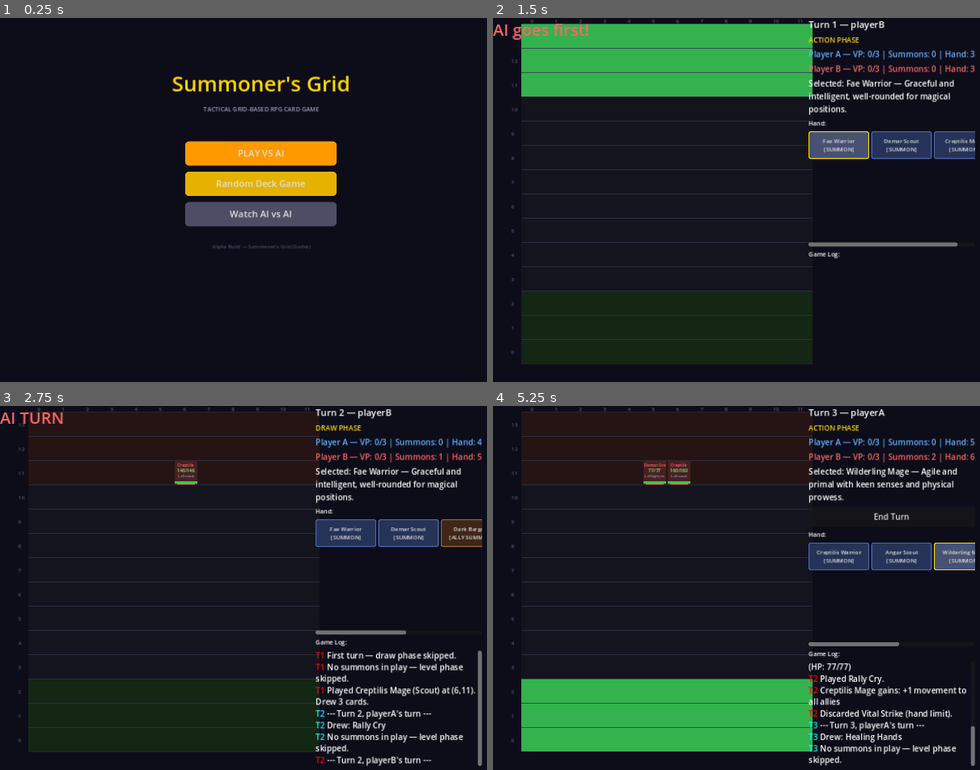
Above: before the commit, frames 1-4 (two rows, left to right).
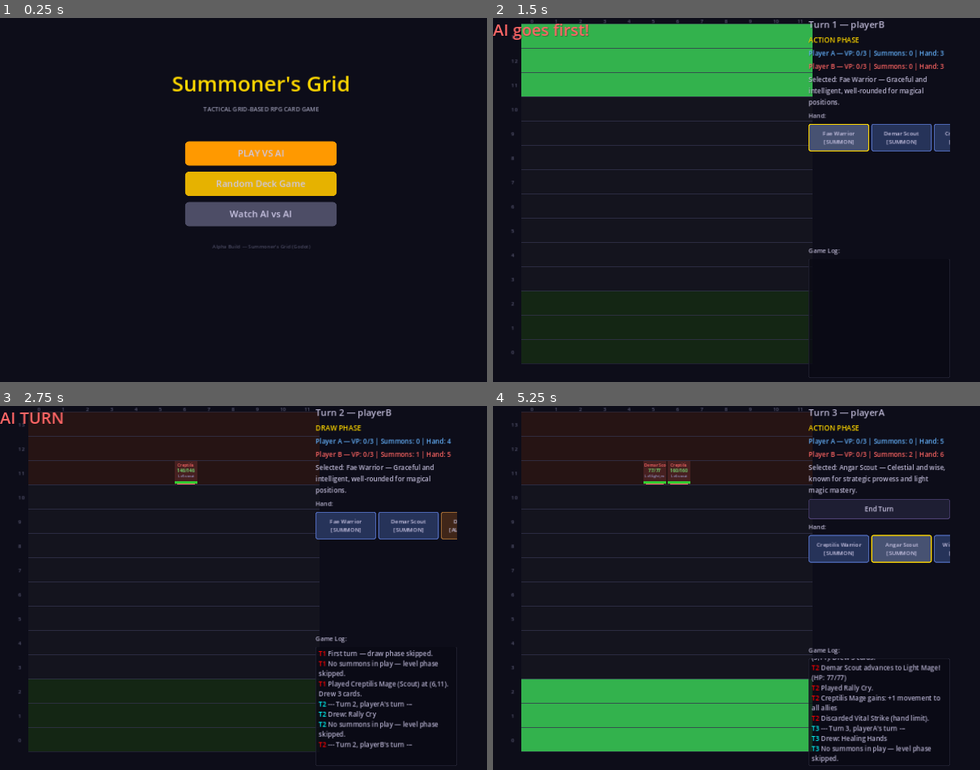
Above: after the commit, the same moments.

Repository: look-itsaxiom/summoners-grid
Game: Godot game, scene res://scenes/menu.tscn
The game is run twice, just before and just after one commit, with the same random seed, the same clock (stepped at 60 frames per second) and the same inputs.
Inputs:
- Up to frame 1 (0.25 s): no input
- Up to frame 2 (1.5 s): click "Random Deck Game" at 0.5 s; click "Fae Warrior [SUMMON]" at 1.25 s
- Up to frame 3 (2.75 s): click "End Turn" at 2 s
- Up to frame 4 (5.25 s): click "Fae Warrior [SUMMON]" at 2.75 s; click "Creptilis Warrior [SUMMON]" at 3.5 s; click "Angar Scout [SUMMON]" at 4.25 s; click "Wilderling Mage [SUMMON]" at 5 s

The runs differ from the first frame. In frame 2, 5.0% of the frame differs, in the area x 5-100%, y 0-99%; in frame 3, 8.6%; in frame 4, 10%, in the area x 64-100%, y 0-99%.

Commit message:
feat: dark fantasy theme + 12 new tests (72 total)
Theme: dark_fantasy.tres with purple/gold palette applied to both
scenes. Styles Button (4 states), Label, RichTextLabel, Panel,
Tooltip, ScrollBar. Consistent dark card-game aesthetic.

Tests: +12 new tests covering:
- Counter trigger system (set_face_down, trigger matching, wrong event)
- Save/load (JSON round-trip, Vector2i restoration)
- Territory VP (summon in enemy territory awards VP)
- Quest completion (Nearwood Forest grants +2 levels)

Fixed: Vector2i JSON restoration handles string "(x, y)" format
that Godot's JSON.stringify produces.

Co-Authored-By: Claude Opus 4.6 (1M context) <noreply@anthropic.com>

Diff:
--- a/godot/scenes/game.tscn
+++ b/godot/scenes/game.tscn
@@ -1,8 +1,10 @@
-[gd_scene load_steps=2 format=3]
+[gd_scene load_steps=3 format=3]
 
 [ext_resource type="Script" path="res://scripts/ui/game_screen.gd" id="1_7hgd8"]
+[ext_resource type="Theme" path="res://themes/dark_fantasy.tres" id="2_theme"]
 
 [node name="root" type="Control"]
 layout_mode = 3
 anchors_preset = 0
+theme = ExtResource("2_theme")
 script = ExtResource("1_7hgd8")
--- a/godot/scenes/menu.tscn
+++ b/godot/scenes/menu.tscn
@@ -1,8 +1,10 @@
-[gd_scene load_steps=2 format=3]
+[gd_scene load_steps=3 format=3]
 
 [ext_resource type="Script" path="res://scripts/ui/main_menu_screen.gd" id="1_4vkqy"]
+[ext_resource type="Theme" path="res://themes/dark_fantasy.tres" id="2_theme"]
 
 [node name="root" type="Control"]
 layout_mode = 3
 anchors_preset = 0
+theme = ExtResource("2_theme")
 script = ExtResource("1_4vkqy")
--- a/godot/scripts/engine/game_manager.gd
+++ b/godot/scripts/engine/game_manager.gd
@@ -1052,9 +1052,17 @@
 
 	# Restore Vector2i positions (JSON loses type info)
 	for s in board_summons:
-		var pos = s.get("position", {})
+		var pos = s.get("position", null)
 		if pos is Dictionary:
 			s["position"] = Vector2i(int(pos.get("x", 0)), int(pos.get("y", 0)))
+		elif pos is String:
+			# Godot serializes Vector2i as "(x, y)"
+			var cleaned: String = pos.replace("(", "").replace(")", "").strip_edges()
+			var parts: PackedStringArray = cleaned.split(",")
+			if parts.size() >= 2:
+				s["position"] = Vector2i(int(parts[0].strip_edges()), int(parts[1].strip_edges()))
+		elif pos is Array and pos.size() >= 2:
+			s["position"] = Vector2i(int(pos[0]), int(pos[1]))
 
 	add_log("Game loaded (Turn %d)." % turn_number)
 	return true
--- a/godot/test/test_runner.gd
+++ b/godot/test/test_runner.gd
@@ -24,6 +24,10 @@
 	_test_game_flow()
 	_test_placement_validation()
 	_test_attack_resolution()
+	_test_counter_triggers()
+	_test_save_load()
+	_test_territory_vp()
+	_test_quest_completion()
 
 	print("\n=== Results: %d passed, %d failed ===" % [_pass, _fail])
 
@@ -241,3 +245,133 @@
 	for s in gm.board_summons:
 		owners.append(s["owner"])
 	_check("Different owners", true, "playerA" in owners and "playerB" in owners)
+
+
+func _test_counter_triggers() -> void:
+	print("--- Counter Triggers ---")
+	var gm = root.get_node("GameManager")
+	var c = root.get_node("CardDB")
+
+	gm.initialize_game(c.create_player_a_deck(), c.create_player_b_deck())
+	gm.decide_turn_order("playerA")
+
+	# Set face-down requires counter/reaction in hand
+	var iron_will: Dictionary = c.COUNTERS["iron_will"].duplicate(true)
+	gm.players["playerA"]["hand"].append(iron_will)
+	var hand_size_before: int = gm.players["playerA"]["hand"].size()
+
+	# Set face-down
+	gm.set_face_down(hand_size_before - 1)
+	_check("Card removed from hand", hand_size_before - 1, gm.players["playerA"]["hand"].size())
+	_check("Face-down card exists", 1, gm.face_down_cards["playerA"].size())
+	_check("Face-down is Iron Will", "iron_will", gm.face_down_cards["playerA"][0].get("id", ""))
+
+	# check_triggers with matching event
+	gm.check_triggers("summon_defeated", { "defeated_unit": {} })
+	_check("Trigger consumed", 0, gm.face_down_cards["playerA"].size())
+
+	# Non-matching event should not consume
+	var graverobbing: Dictionary = c.COUNTERS["graverobbing"].duplicate(true)
+	gm.face_down_cards["playerB"].append(graverobbing)
+	gm.check_triggers("summon_defeated", {})  # Graverobbing triggers on VP, not defeat
+	_check("Wrong event no trigger", 1, gm.face_down_cards["playerB"].size())
+
+
+func _test_save_load() -> void:
+	print("--- Save / Load ---")
+	var gm = root.get_node("GameManager")
+	var c = root.get_node("CardDB")
+
+	gm.initialize_game(c.create_player_a_deck(), c.create_player_b_deck())
+	gm.decide_turn_order("playerA")
+	gm.execute_draw_phase()
+	gm.execute_level_phase()
+
+	# Place a summon
+	var hand: Array = gm.players["playerA"]["hand"]
+	for i in range(hand.size() - 1, -1, -1):
+		if hand[i].get("card_type", "") == "summon":
+			gm.play_summon(i, Vector2i(3, 1))
+			break
+
+	var summons_before: int = gm.board_summons.size()
+	var turn_before: int = gm.turn_number
+
+	# Save
+	var saved: bool = gm.save_game()
+	_check("Save succeeded", true, saved)
+
+	# Modify state
+	gm.turn_number = 99
+
+	# Load
+	var loaded: bool = gm.load_game()
+	_check("Load succeeded", true, loaded)
+	_check("Turn restored", turn_before, gm.turn_number)
+	_check("Summons restored", summons_before, gm.board_summons.size())
+
+	# Check Vector2i restoration
+	if gm.board_summons.size() > 0:
+		var pos = gm.board_summons[0]["position"]
+		_check("Position is Vector2i", true, pos is Vector2i)
+
+
+func _test_territory_vp() -> void:
+	print("--- Territory VP ---")
+	var gm = root.get_node("GameManager")
+	var c = root.get_node("CardDB")
+
+	gm.initialize_game(c.create_player_a_deck(), c.create_player_b_deck())
+	gm.decide_turn_order("playerA")
+	gm.execute_draw_phase()
+	gm.execute_level_phase()
+
+	# Territory VP requires summon in opponent territory + no defenders
+	# Player A territory: y=0-2, Player B territory: y=11-13
+	var vp_before: int = gm.players["playerA"]["victory_points"]
+
+	# Manually place Player A summon in Player B territory
+	var sf = root.get_node("SummonFactory")
+	var card: Dictionary = c.SUMMONS["gignen_warrior_a"].duplicate(true)
+	var unit: Dictionary = sf.create_summon_unit(card, "playerA", Vector2i(5, 12), "warrior")
+	gm.board_summons.append(unit)
+
+	# End turn should check territory
+	gm.end_action_phase()
+
+	_check("Territory VP gained", vp_before + 1, gm.players["playerA"]["victory_points"])
+
+
+func _test_quest_completion() -> void:
+	print("--- Quest Completion ---")
+	var gm = root.get_node("GameManager")
+	var c = root.get_node("CardDB")
+
+	gm.initialize_game(c.create_player_a_deck(), c.create_player_b_deck())
+	gm.decide_turn_order("playerA")
+	gm.execute_draw_phase()
+	gm.execute_level_phase()
+
+	# Place a summon
+	var hand: Array = gm.players["playerA"]["hand"]
+	for i in range(hand.size() - 1, -1, -1):
+		if hand[i].get("card_type", "") == "summon":
+			gm.play_summon(i, Vector2i(4, 1))
+			break
+
+	if gm.board_summons.size() == 0:
+		_check("Need summon for quest", true, false)
+		return
+
+	var unit: Dictionary = gm.board_summons[0]
+	var level_before: int = unit["level"]
+
+	# Add Nearwood Forest quest to hand and play it
+	var quest: Dictionary = c.QUESTS["nearwood_forest"].duplicate(true)
+	gm.players["playerA"]["hand"].append(quest)
+	var quest_idx: int = gm.players["playerA"]["hand"].size() - 1
+	gm.play_card(quest_idx, [unit["instance_id"]])
+
+	# Should gain 2 levels
+	var unit_after: Dictionary = gm.board_summons[0]
+	_check("Quest +2 levels", level_before + 2, unit_after["level"])
--- /dev/null
+++ b/godot/themes/dark_fantasy.tres
@@ -0,0 +1,165 @@
+[gd_resource type="Theme" format=3]
+
+[sub_resource type="StyleBoxFlat" id="panel_normal"]
+bg_color = Color(0.08, 0.08, 0.14, 0.95)
+border_color = Color(0.2, 0.18, 0.3, 1)
+border_width_left = 1
+border_width_top = 1
+border_width_right = 1
+border_width_bottom = 1
+corner_radius_top_left = 4
+corner_radius_top_right = 4
+corner_radius_bottom_left = 4
+corner_radius_bottom_right = 4
+content_margin_left = 8.0
+content_margin_top = 8.0
+content_margin_right = 8.0
+content_margin_bottom = 8.0
+
+[sub_resource type="StyleBoxFlat" id="button_normal"]
+bg_color = Color(0.12, 0.12, 0.2, 1)
+border_color = Color(0.3, 0.25, 0.45, 1)
+border_width_left = 1
+border_width_top = 1
+border_width_right = 1
+border_width_bottom = 2
+corner_radius_top_left = 4
+corner_radius_top_right = 4
+corner_radius_bottom_left = 4
+corner_radius_bottom_right = 4
+content_margin_left = 12.0
+content_margin_top = 6.0
+content_margin_right = 12.0
+content_margin_bottom = 6.0
+
+[sub_resource type="StyleBoxFlat" id="button_hover"]
+bg_color = Color(0.18, 0.16, 0.3, 1)
+border_color = Color(0.5, 0.4, 0.7, 1)
+border_width_left = 1
+border_width_top = 1
+border_width_right = 1
+border_width_bottom = 2
+corner_radius_top_left = 4
+corner_radius_top_right = 4
+corner_radius_bottom_left = 4
+corner_radius_bottom_right = 4
+content_margin_left = 12.0
+content_margin_top = 6.0
+content_margin_right = 12.0
+content_margin_bottom = 6.0
+
+[sub_resource type="StyleBoxFlat" id="button_pressed"]
+bg_color = Color(0.25, 0.2, 0.4, 1)
+border_color = Color(0.6, 0.5, 0.85, 1)
+border_width_left = 1
+border_width_top = 2
+border_width_right = 1
+border_width_bottom = 1
+corner_radius_top_left = 4
+corner_radius_top_right = 4
+corner_radius_bottom_left = 4
+corner_radius_bottom_right = 4
+content_margin_left = 12.0
+content_margin_top = 6.0
+content_margin_right = 12.0
+content_margin_bottom = 6.0
+
+[sub_resource type="StyleBoxFlat" id="button_disabled"]
+bg_color = Color(0.06, 0.06, 0.1, 0.7)
+border_color = Color(0.15, 0.15, 0.2, 1)
+border_width_left = 1
+border_width_top = 1
+border_width_right = 1
+border_width_bottom = 1
+corner_radius_top_left = 4
+corner_radius_top_right = 4
+corner_radius_bottom_left = 4
+corner_radius_bottom_right = 4
+content_margin_left = 12.0
+content_margin_top = 6.0
+content_margin_right = 12.0
+content_margin_bottom = 6.0
+
+[sub_resource type="StyleBoxFlat" id="scroll_bg"]
+bg_color = Color(0.05, 0.05, 0.08, 1)
+corner_radius_top_left = 2
+corner_radius_top_right = 2
+corner_radius_bottom_left = 2
+corner_radius_bottom_right = 2
+
+[sub_resource type="StyleBoxFlat" id="scroll_grabber"]
+bg_color = Color(0.2, 0.18, 0.3, 1)
+corner_radius_top_left = 2
+corner_radius_top_right = 2
+corner_radius_bottom_left = 2
+corner_radius_bottom_right = 2
+
+[sub_resource type="StyleBoxFlat" id="scroll_grabber_hover"]
+bg_color = Color(0.3, 0.25, 0.45, 1)
+corner_radius_top_left = 2
+corner_radius_top_right = 2
+corner_radius_bottom_left = 2
+corner_radius_bottom_right = 2
+
+[sub_resource type="StyleBoxFlat" id="tooltip_panel"]
+bg_color = Color(0.06, 0.06, 0.12, 0.95)
+border_color = Color(0.4, 0.35, 0.6, 1)
+border_width_left = 1
+border_width_top = 1
+border_width_right = 1
+border_width_bottom = 1
+corner_radius_top_left = 3
+corner_radius_top_right = 3
+corner_radius_bottom_left = 3
+corner_radius_bottom_right = 3
+content_margin_left = 8.0
+content_margin_top = 4.0
+content_margin_right = 8.0
+content_margin_bottom = 4.0
+
+[sub_resource type="StyleBoxFlat" id="rich_text_normal"]
+bg_color = Color(0.04, 0.04, 0.08, 0.8)
+border_color = Color(0.15, 0.15, 0.22, 1)
+border_width_left = 1
+border_width_top = 1
+border_width_right = 1
+border_width_bottom = 1
+corner_radius_top_left = 3
+corner_radius_top_right = 3
+corner_radius_bottom_left = 3
+corner_radius_bottom_right = 3
+content_margin_left = 6.0
+content_margin_top = 4.0
+content_margin_right = 6.0
+content_margin_bottom = 4.0
+
+[resource]
+default_font_size = 13
+
+Button/colors/font_color = Color(0.8, 0.78, 0.9, 1)
+Button/colors/font_hover_color = Color(1, 0.95, 0.7, 1)
+Button/colors/font_pressed_color = Color(1, 0.85, 0.4, 1)
+Button/colors/font_disabled_color = Color(0.4, 0.4, 0.5, 0.6)
+Button/styles/normal = SubResource("button_normal")
+Button/styles/hover = SubResource("button_hover")
+Button/styles/pressed = SubResource("button_pressed")
+Button/styles/disabled = SubResource("button_disabled")
+
+Label/colors/font_color = Color(0.75, 0.73, 0.85, 1)
+Label/colors/font_shadow_color = Color(0, 0, 0, 0.3)
+
+RichTextLabel/colors/default_color = Color(0.7, 0.68, 0.8, 1)
+RichTextLabel/styles/normal = SubResource("rich_text_normal")
+
+PanelContainer/styles/panel = SubResource("panel_normal")
+
+TooltipPanel/styles/panel = SubResource("tooltip_panel")
+TooltipLabel/colors/font_color = Color(0.85, 0.83, 0.95, 1)
+
+VScrollBar/styles/scroll = SubResource("scroll_bg")
+VScrollBar/styles/grabber = SubResource("scroll_grabber")
+VScrollBar/styles/grabber_highlight = SubResource("scroll_grabber_hover")
+
+HScrollBar/styles/scroll = SubResource("scroll_bg")
+HScrollBar/styles/grabber = SubResource("scroll_grabber")
+HScrollBar/styles/grabber_highlight = SubResource("scroll_grabber_hover")
